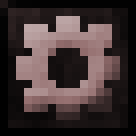
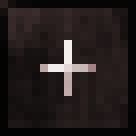
Revision of a layered 136 × 136 image; what changed, layer by layer:
showed "+" over [40, 40, 96, 96]
hid "Engranaje 2" over [16, 16, 120, 120]
